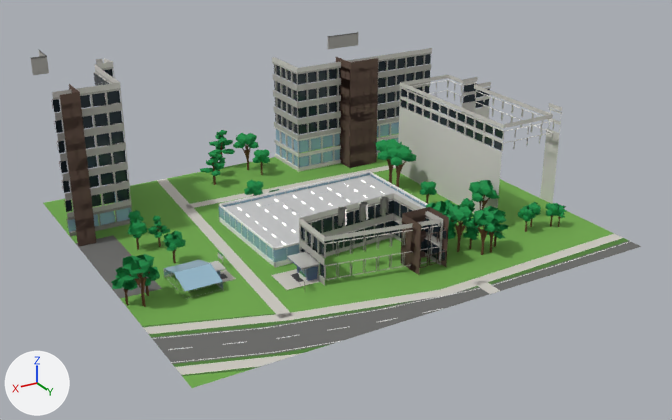
Before and after pictures for a commit that changed the FBX model unity/KatsushikaCampusDays/Assets/Models/Interiors/lab1.fbx.
Rendered twice from a camera (50 mm lens) standing at (92.7, 174.4, 81.9) and looking at (0.5, 20.8, 5.1). Every picture has the same lights, and +X, +Y and +Z are marked at lower left. The older version comes first. Where no turn or scale is listed for an object, it has been applied to the vertices.

Before the edit, the objects in view are built like this:
```python
ob_ext_lab1 = bpy.data.objects.new('ext_lab1', me_ext_lab1)
ob_ext_lab1.location = (0.0, 0.0, 0.0)
ob_ext_lab1_trees = bpy.data.objects.new('ext_lab1_trees', me_ext_lab1_trees)
ob_ext_lab1_trees.location = (0.0, 0.0, 0.0)
ob_wall_lab1 = bpy.data.objects.new('wall_lab1', me_wall_lab1)
ob_wall_lab1.location = (0.0, 0.0, 0.0)
```
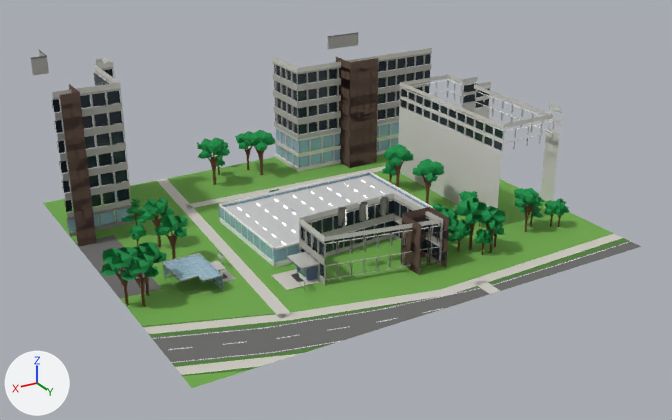
What the commit changed:
me_ext_lab1_trees is used by ob_ext_lab1_trees; location (0.0, 0.0, 0.0).
me_ext_lab1_trees had 3954 vertices, 3216 faces and spanned x -43.4..51.4, y -31.2..48.8, z 0.0..11.6.
me_ext_lab1_trees now has 3977 vertices, 3146 faces and spans x -43.9..53.1, y -30.0..48.2, z 0.0..11.6.
me_ext_lab1_trees part 2: the loose piece of 11 vertices spanning x 34.9..37.2, y 7.1..8.7, z 3.8..4.5 is turned -18.1 degrees about the z axis through its middle and scaled by 1.26, then moved by (2.1, -8.8, -0.6).
me_ext_lab1_trees part 3: 257 loose pieces with 2414 vertices, spanning x -43.4..51.4, y -31.2..48.8, z 0.0..11.6, are deleted.
me_ext_lab1_trees part 4: 14 vertices moved within x -41.6..-12.7, y 7.3..45.2, z 0.0..6.1; 677 vertices removed from x -43.0..-12.6, y 3.5..46.6, z 0.0..9.4; 2055 vertices added at x -43.9..-10.0, y 3.0..47.0, z 0.0..10.9.
me_ext_lab1_trees part 5: 8 vertices moved within x 34.9..49.1, y 7.5..28.2, z 0.0..2.8; 162 vertices removed from x 32.3..49.4, y 5.6..28.9, z 0.0..7.0; 782 vertices added at x 31.9..53.1, y -2.9..31.6, z 0.0..11.2.
me_ext_lab1_trees part 6: 10 vertices moved within x -0.2..11.5, y -28.1..-17.1, z 0.0..5.3; 176 vertices removed from x -1.7..11.7, y -28.1..-16.9, z 0.0..9.1; 623 vertices added at x -5.1..15.5, y -30.0..-13.4, z 0.0..11.6.
Other edits to the shape of me_ext_lab1_trees do not show in these pictures.
me_ext_lab1 is used by ob_ext_lab1; location (0.0, 0.0, 0.0).
me_ext_lab1 had 5139 vertices, 2595 faces and spanned x -49.3..49.3, y -27.0..58.9, z 0.0..34.9.
me_ext_lab1 now has 5334 vertices, 2682 faces and spans x -49.3..49.3, y -27.0..58.9, z 0.0..34.9.
me_ext_lab1 part 1: 67 vertices moved from x 31.9..39.3, y 21.9..32.6, z 0.5..3.4 to x 31.9..39.3, y 21.9..32.6, z 0.5..3.1; 40 vertices removed from x 31.9..39.3, y 21.9..32.6, z 0.5..2.0; 299 vertices added at x 31.9..39.3, y 21.9..32.6, z 0.5..3.4.
Other edits to the shape of me_ext_lab1 do not show in these pictures.

Boxes [x1, y1, x2, y2] around the edits, measured in the pictures (672 x 420 px; the box of a moved part takes in the faces that stretch with it):
'ext_lab1_trees', reshaped: before [111, 130, 567, 307]; after [101, 130, 569, 307]
part 1 of me_ext_lab1, reshaped: before [163, 260, 223, 295]; after [163, 253, 223, 294]
part 2 of me_ext_lab1_trees, moved or reshaped: before [147, 226, 158, 232]; after [121, 216, 135, 222]
part 3 of me_ext_lab1_trees, deleted: before [111, 130, 567, 290]
part 4 of me_ext_lab1_trees, built on: before [387, 159, 565, 255]; after [382, 144, 569, 255]
part 5 of me_ext_lab1_trees, built on: before [123, 221, 176, 306]; after [101, 197, 188, 306]
part 6 of me_ext_lab1_trees, built on: before [212, 135, 263, 185]; after [197, 130, 275, 185]
